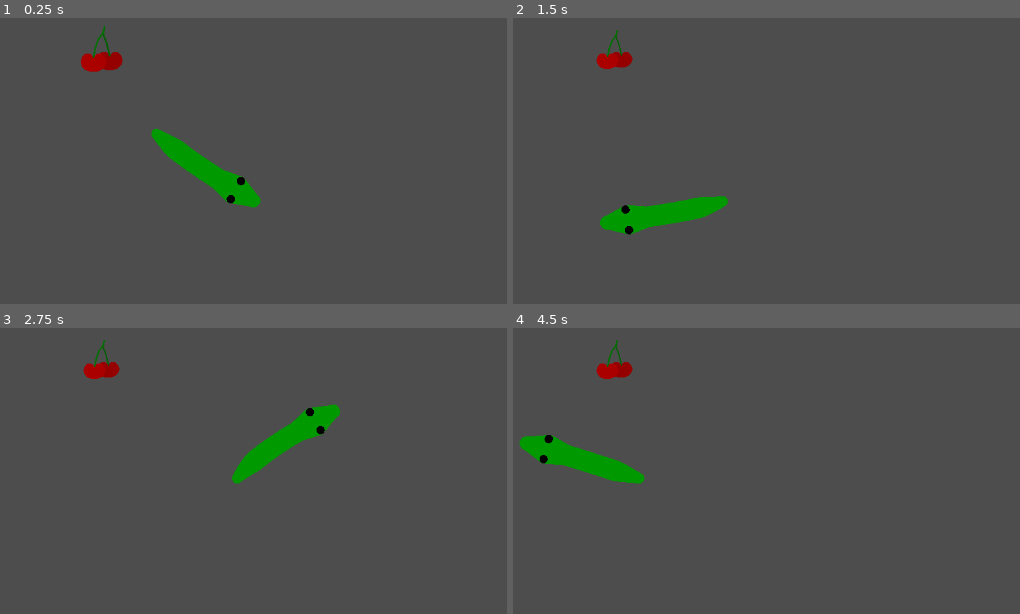
Above: before the commit, frames 1-4 (two rows, left to right).
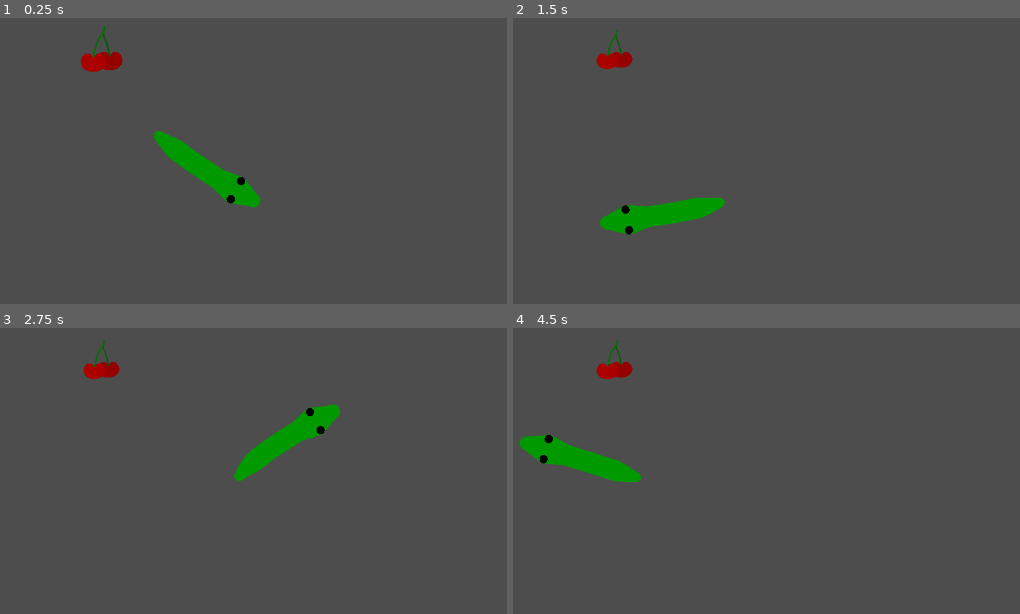
Above: after the commit, the same moments.

Repository: dbedggood/snake
Game: Godot game, scene res://project/main.tscn
Two runs of this game, one before a commit and one after it. Both use one fixed random seed, a clock stepped at 60 frames per second and the inputs below.
Inputs (mouse positions are in pixels of both pictures, inside the frame that each line leads up to):
- Up to frame 1 (0.25 s): no input
- Up to frame 2 (1.5 s): tap Enter at 0.5 s; move the mouse to (943, 178) at 0.52 s; tap Space at 1.25 s; move the mouse to (604, 223) at 1.27 s
- Up to frame 3 (2.75 s): tap Enter at 2 s; move the mouse to (334, 410) at 2.02 s
- Up to frame 4 (4.5 s): tap Space at 2.75, 4.25 s; move the mouse to (725, 599) at 2.77 s; tap Enter at 3.5 s; move the mouse to (1004, 576) at 3.52 s; move the mouse to (528, 442) at 4.27 s

The runs differ from the first frame. In frame 1, less than 0.1% of the frame differs, in the area x 29-36%, y 38-48%; in frame 2, less than 0.1%, in the area x 36-43%, y 62-70%; in frame 3, less than 0.1%; in frame 4, less than 0.1%.

Commit message:
Add collision areas to snake body and delete points on collision with head area

Diff:
--- a/project/cherries/cherries.tscn
+++ b/project/cherries/cherries.tscn
@@ -31,6 +31,8 @@
 
 [node name="Cherries" type="Area2D"]
 scale = Vector2(1e-05, 1e-05)
+collision_layer = 4
+collision_mask = 2
 script = ExtResource("1_4tsiq")
 
 [node name="CollisionShape2D" type="CollisionShape2D" parent="."]
--- a/project/snake/body.gd
+++ b/project/snake/body.gd
@@ -1,23 +1,63 @@
 extends Line2D
 
 signal grown
+
+var point_collision_areas = []
 
 @onready var snake = $".."
 @onready var head = $"../Head"
 @onready var tail = $"../Tail"
 
 
+func _ready():
+	for body_point_index in get_point_count():
+		add_collision_area(get_point_position(body_point_index))
+
+
 func _process(_delta):
 	set_point_position(0, head.get_point_position(Constants.HEAD_BASE_POINT_INDEX))
 	snake.set_constrained_nodes(self, Constants.BODY_MAX_POINT_DISTANCE)
+
+	#apply body point positioning to collision areas
+	for collision_area_index in get_point_count():
+		point_collision_areas[collision_area_index].set_position(
+			get_point_position(collision_area_index)
+		)
 
 
 func _on_snake_ate_cherries():
 	for i in Constants.BODY_POINT_GROWTH:
 		grow_body()
-		await get_tree().create_timer(0.1).timeout
+		await get_tree().create_timer(0.05).timeout
 
 
 func grow_body():
-	add_point(tail.get_point_position(1))
+	var new_point_position = tail.get_point_position(1)
+	add_point(new_point_position)
+	add_collision_area(new_point_position)
 	grown.emit()
+
+
+func add_collision_area(point_position):
+	var area = Area2D.new()
+	var shape = CircleShape2D.new()
+	var collision = CollisionShape2D.new()
+
+	shape.set_radius(5)
+	collision.set_shape(shape)
+	area.set_position(point_position)
+	area.add_child(collision)
+	add_child(area)
+	point_collision_areas.append(area)
+
+
+func _on_head_area_area_entered(area):
+	if area.collision_layer == 1:
+		head.get_child(0)
+		for i in get_point_count():
+			var last_point_index = get_point_count() - 1
+			if last_point_index > 15:
+				var last_point_collision_area = point_collision_areas.pop_back()
+				last_point_collision_area.queue_free()
+				remove_point(last_point_index)
+				await get_tree().create_timer(0.01).timeout
--- a/project/snake/snake.tscn
+++ b/project/snake/snake.tscn
@@ -17,7 +17,6 @@
 metadata/_snap_enabled = true
 
 [sub_resource type="CircleShape2D" id="CircleShape2D_54wsa"]
-radius = 5.0
 
 [node name="Snake" type="Node2D"]
 z_index = 1
@@ -33,7 +32,7 @@
 script = ExtResource("2_m2tg6")
 
 [node name="Tail" type="Line2D" parent="."]
-points = PackedVector2Array(210, 2.08165e-12, 220, 0, 230, 2.08165e-12, 240, 2.08165e-12, 250, 2.08165e-12, 260, 2.08165e-12, 270, 2.08165e-12, 280, 2.08165e-12)
+points = PackedVector2Array(210, 2.08165e-12, 220, 0, 230, 2.08165e-12, 240, 2.08165e-12, 250, 2.08165e-12, 260, 2.08165e-12, 270, 0)
 width = 50.0
 width_curve = SubResource("Curve_d3lmw")
 default_color = Color(0, 0.6, 0, 1)
@@ -52,6 +51,8 @@
 script = ExtResource("1_f3ym2")
 
 [node name="HeadArea" type="Area2D" parent="Head"]
+collision_layer = 2
+collision_mask = 5
 script = ExtResource("3_nu1ts")
 
 [node name="CollisionCircle" type="CollisionShape2D" parent="Head/HeadArea"]
@@ -59,3 +60,4 @@
 
 [connection signal="ate_cherries" from="." to="Body" method="_on_snake_ate_cherries"]
 [connection signal="grown" from="Body" to="Tail" method="_on_body_grown"]
+[connection signal="area_entered" from="Head/HeadArea" to="Body" method="_on_head_area_area_entered"]
